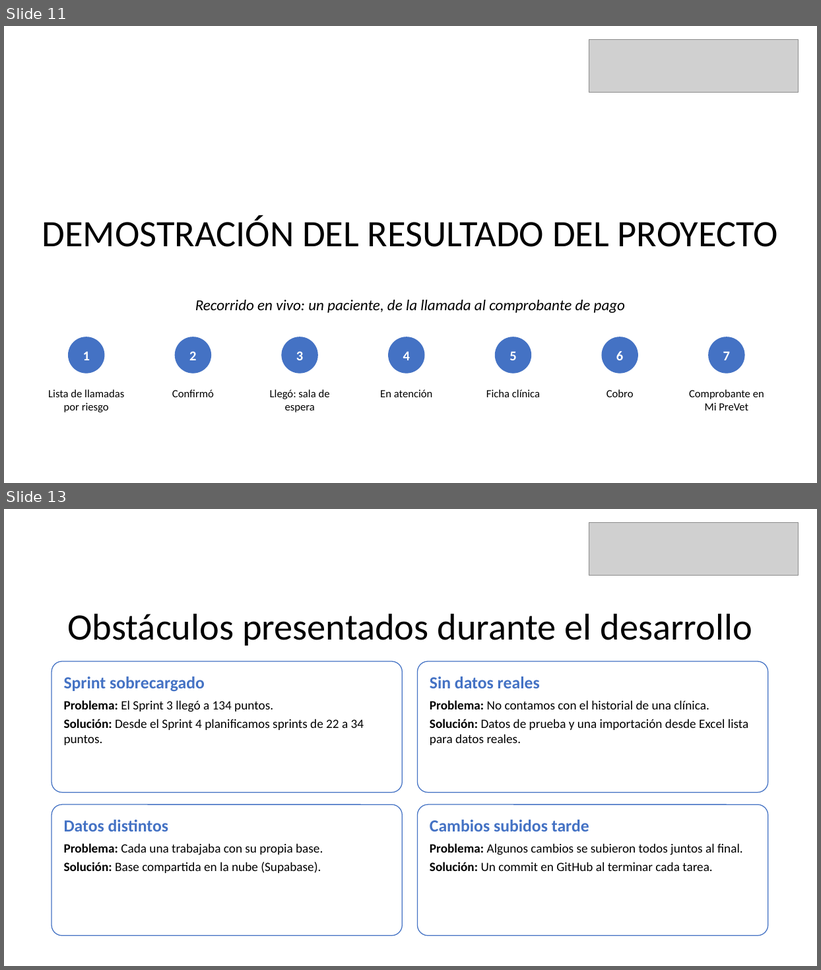
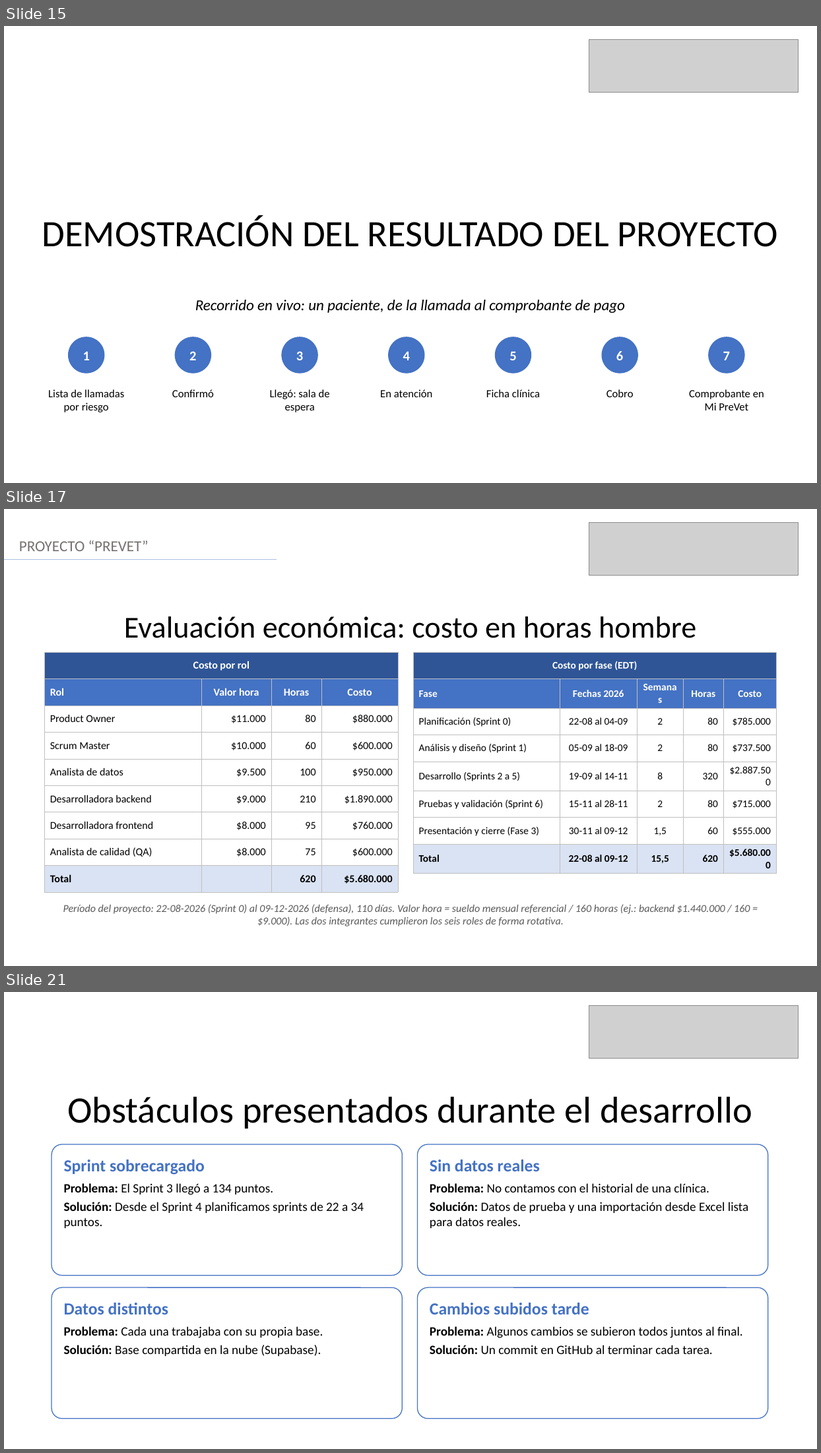
Before and after one commit to KatUci/PreVet, a slide deck: Fase 3/Evidencias Grupales/Presentación Final del proyecto (Español).pptx. Shown one above the other, each under a label of ours: slides 11 and 13 before the commit, slides 15, 17 and 21 after it; the slides between them are not shown. The pictures are 821x970 and 821x1453 pixels, drawn with LibreOffice and Linux fonts; fonts in the diff are those of the drawing; grey boxes stand for pictures. Boxes give left, top, right and bottom in pixels: in the first picture for what was removed or moved away, otherwise in the second. Text is boxed around its words. In the diff, an @@ line names an element or a change of style, - is before the commit and + after.

Commit message:
Agrega a la presentación final mercado, canales, riesgos, estructura del código y evaluación económica, con su planilla de cálculo

```diff
--- a/Fase 3/Evidencias Grupales/Presentación Final del proyecto (Español).pptx
+++ b/Fase 3/Evidencias Grupales/Presentación Final del proyecto (Español).pptx
@@ slide 17 added at [4, 509, 817, 966], background #FFFFFF @@
@@ picture added at [589, 523, 799, 576] @@
@@ text added at [19, 540, 149, 551], 18 pt, text #767171 @@
+PROYECTO “PREVET”
@@ line added from (4, 560) to (277, 560), #ABC0E4 1.25 pt @@
@@ text added at [124, 617, 696, 638], 36 pt, text #000000 @@
+Evaluación económica: costo en horas hombre
@@ table added at [45, 652, 399, 892], 9 rows, 4 columns @@
+Costo por rol |  |  | 
+Rol | Valor hora | Horas | Costo
+Product Owner | $11.000 | 80 | $880.000
+Scrum Master | $10.000 | 60 | $600.000
+Analista de datos | $9.500 | 100 | $950.000
+Desarrolladora backend | $9.000 | 210 | $1.890.000
+Desarrolladora frontend | $8.000 | 95 | $760.000
+Analista de calidad (QA) | $8.000 | 75 | $600.000
+Total |  | 620 | $5.680.000
@@ table added at [413, 652, 778, 866], 8 rows, 5 columns @@
+Costo por fase (EDT) |  |  |  | 
+Fase | Fechas 2026 | Semanas | Horas | Costo
+Planificación (Sprint 0) | 22-08 al 04-09 | 2 | 80 | $785.000
+Análisis y diseño (Sprint 1) | 05-09 al 18-09 | 2 | 80 | $737.500
+Desarrollo (Sprints 2 a 5) | 19-09 al 14-11 | 8 | 320 | $2.887.500
+Pruebas y validación (Sprint 6) | 15-11 al 28-11 | 2 | 80 | $715.000
+Presentación y cierre (Fase 3) | 30-11 al 09-12 | 1,5 | 60 | $555.000
+Total | 22-08 al 09-12 | 15,5 | 620 | $5.680.000
@@ text added at [63, 904, 750, 927], 12.5 pt, text #595959, italic @@
+Período del proyecto: 22-08-2026 (Sprint 0) al 09-12-2026 (defensa), 110 días. Valor hora = sueldo mensual referencial / 160 horas (ej.: backend $1.440.000 / 160 = $9.000). Las dos integrantes cumplieron los seis roles de forma rotativa.
@@ what was slide 11 is now slide 15 @@
@@ what was slide 13 is now slide 21 @@
```
Also in this commit, not shown: 2 slides changed, 7 other slides added, 1 other file.
